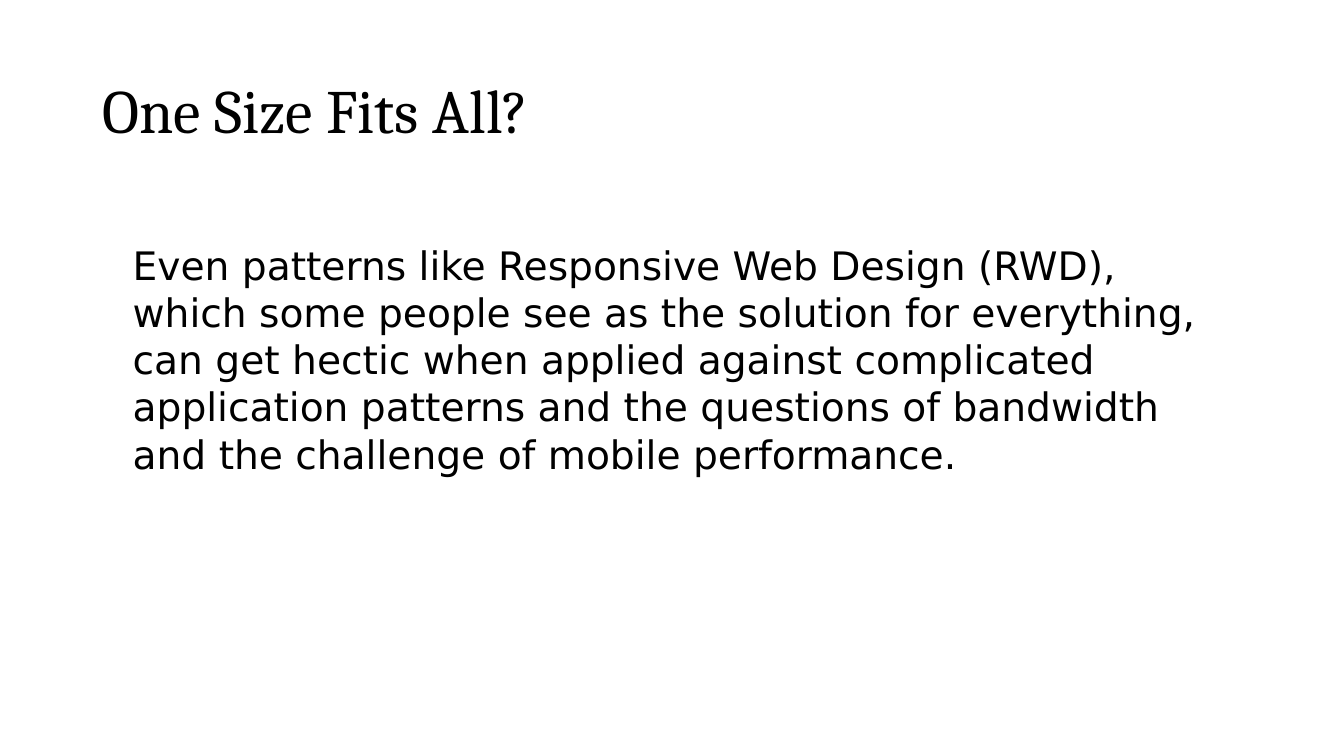
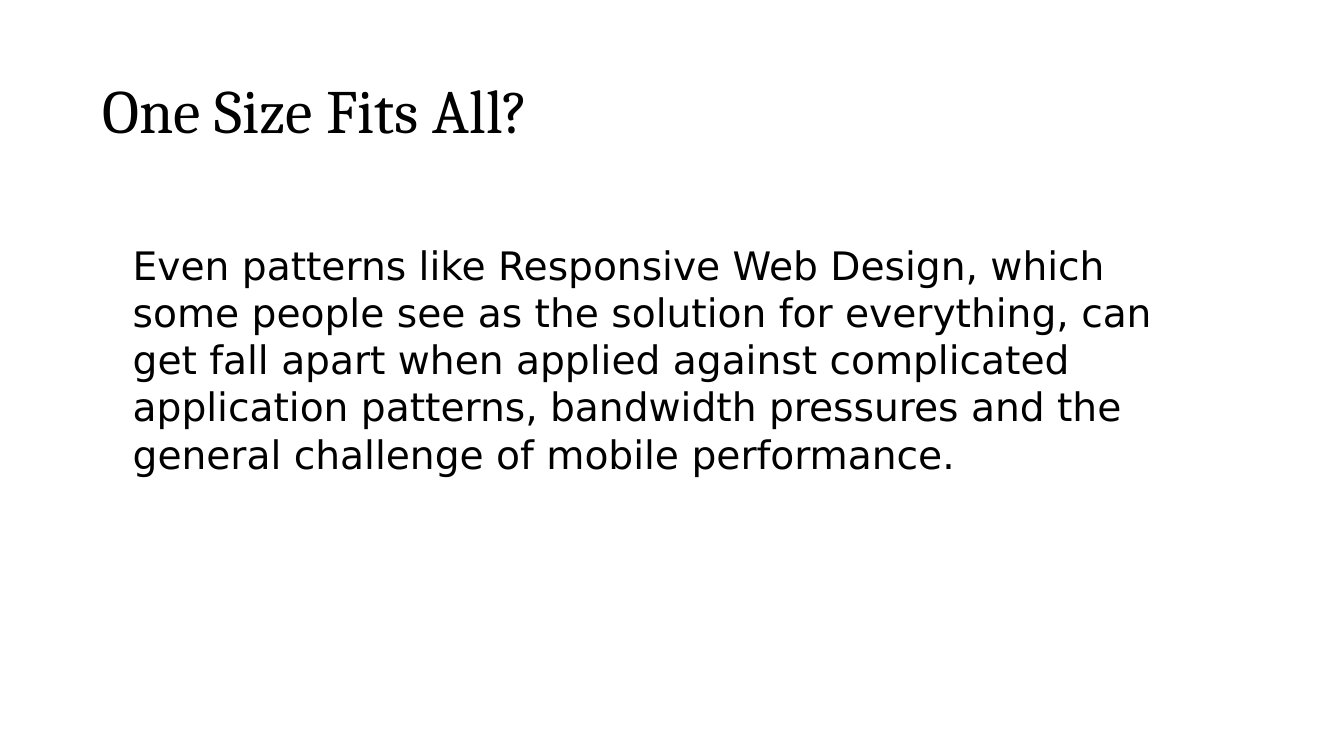
Before and after one commit to roblarsen/rob-larsen-presentations, a slide deck: slide 14 of wild-world-web.pptx. Drawn at 1344x756 pixels with LibreOffice and Linux fonts; fonts in the diff are those of the drawing; background and template pictures are left out. Boxes give left, top, right and bottom in pixels: in the first picture for what was removed or moved away, otherwise in the second. Text is boxed around its words. In the diff, an @@ line names an element or a change of style, - is before the commit and + after.

Commit message:
done!
even if I've got another day

```diff
--- a/wild-world-web.pptx
+++ b/wild-world-web.pptx
@@ text at box(133, 250, 1151, 477): text changed @@
-Even patterns like Responsive Web Design (RWD), which some people see as the solution for everything, can get hectic when applied against complicated application patterns and the questions of bandwidth and the challenge of mobile performance.
+Even patterns like Responsive Web Design, which some people see as the solution for everything, can get fall apart when applied against complicated application patterns, bandwidth pressures and the general challenge of mobile performance.
```
Also in this commit, not shown: 7 other slides changed, 6 slides added, 2 slides removed.
